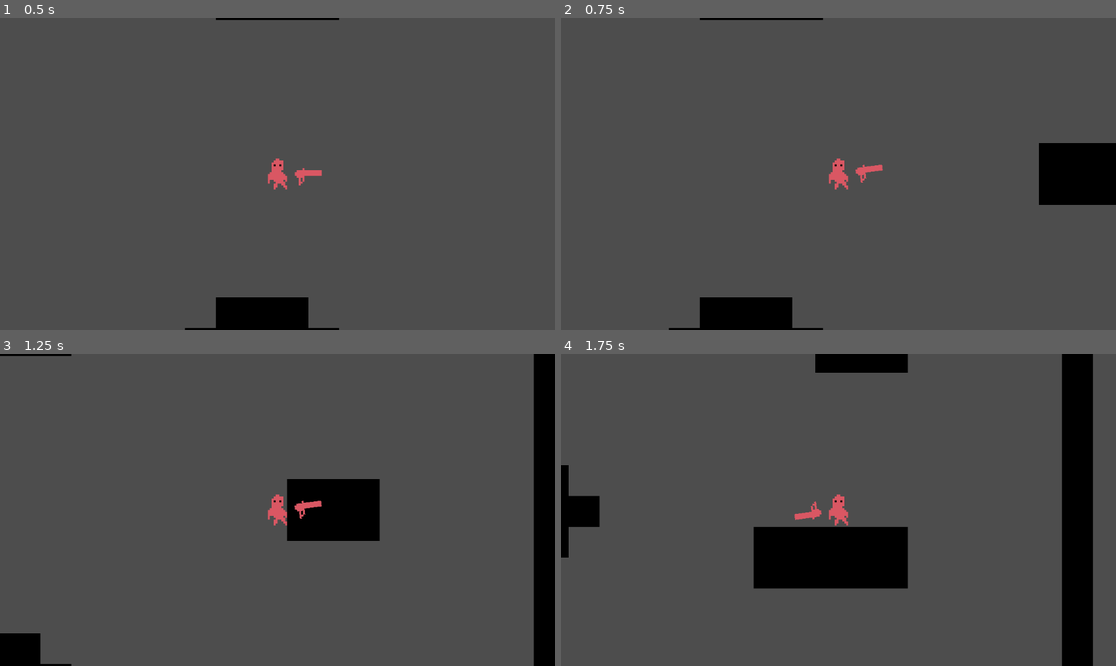
Above: before the commit, frames 1-4 (two rows, left to right).
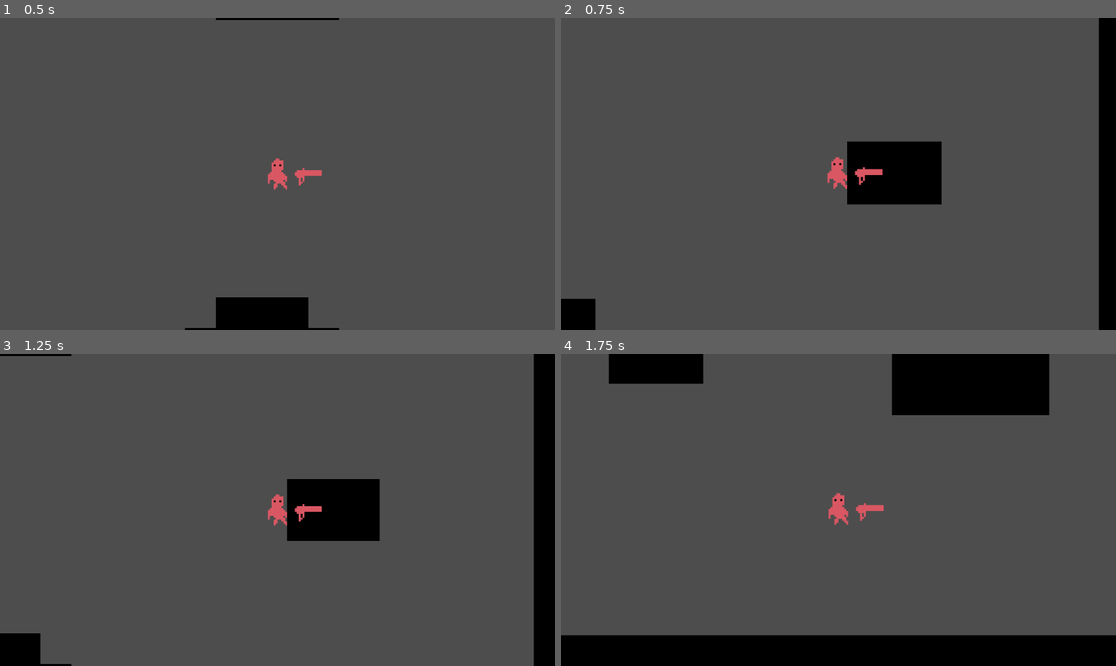
Above: after the commit, the same moments.

Repository: ExistantHumanX3/DeepFeats
Game: Godot game, scene res://scenes/game.tscn
Two runs of this game, one before a commit and one after it. Both use one fixed random seed, a clock stepped at 60 frames per second and the inputs below.
Inputs (mouse positions are in pixels of both pictures, inside the frame that each line leads up to):
- Up to frame 1 (0.5 s): no input
- Up to frame 2 (0.75 s): tap Enter at 0.5 s; move the mouse to (960, 158) at 0.52 s; hold D (move_right) from 0.53 s (still down); tap Shift (dash, bound only after the commit) at 0.6 s
- Up to frame 3 (1.25 s): keep holding D (move_right)
- Up to frame 4 (1.75 s): move the mouse to (727, 525) at 1.27 s; release D (move_right) at 1.28 s; hold S (move_down) from 1.28 s (still down); click (727, 525) at 1.35 s; tap Shift (dash, bound only after the commit) at 1.55 s

Frame 1 is identical in both runs. In frame 2, 11% of the frame differs, in the area x 0-100%, y 0-100%; in frame 3, 0.2%; in frame 4, 29%.

Commit message:
Set up controller functionallity
Allowed a controller to control movement, aiming direction, and extra stuff.

Diff:
--- a/bvn-game-jam/prefabs/player.tscn
+++ b/bvn-game-jam/prefabs/player.tscn
@@ -1,8 +1,20 @@
-[gd_scene load_steps=7 format=3 uid="uid://clqrvj5kepdfw"]
+[gd_scene load_steps=10 format=3 uid="uid://clqrvj5kepdfw"]
 
 [ext_resource type="Script" uid="uid://difpfugnmh7a8" path="res://scripts/character_body_2d.gd" id="1_4dohe"]
 [ext_resource type="Texture2D" uid="uid://d12sq74p38o8b" path="res://assets/entities/player.png" id="2_4dohe"]
 [ext_resource type="PackedScene" uid="uid://djgmi6cjxehwt" path="res://prefabs/gun_pivot.tscn" id="3_r66lb"]
+
+[sub_resource type="AtlasTexture" id="AtlasTexture_1txc5"]
+atlas = ExtResource("2_4dohe")
+region = Rect2(0, 0, 16, 16)
+
+[sub_resource type="AtlasTexture" id="AtlasTexture_ht1c8"]
+atlas = ExtResource("2_4dohe")
+region = Rect2(16, 16, 16, 16)
+
+[sub_resource type="AtlasTexture" id="AtlasTexture_g2jcq"]
+atlas = ExtResource("2_4dohe")
+region = Rect2(32, 16, 16, 16)
 
 [sub_resource type="AtlasTexture" id="AtlasTexture_r66lb"]
 atlas = ExtResource("2_4dohe")
@@ -10,6 +22,20 @@
 
 [sub_resource type="SpriteFrames" id="SpriteFrames_1txc5"]
 animations = [{
+"frames": [{
+"duration": 1.0,
+"texture": SubResource("AtlasTexture_1txc5")
+}, {
+"duration": 1.0,
+"texture": SubResource("AtlasTexture_ht1c8")
+}, {
+"duration": 1.0,
+"texture": SubResource("AtlasTexture_g2jcq")
+}],
+"loop": true,
+"name": &"dash",
+"speed": 10.0
+}, {
 "frames": [],
 "loop": true,
 "name": &"default",
@@ -36,9 +62,16 @@
 [node name="AnimatedSprite2D" type="AnimatedSprite2D" parent="."]
 position = Vector2(1, 0)
 sprite_frames = SubResource("SpriteFrames_1txc5")
-animation = &"idle"
+animation = &"dash"
+frame = 1
+frame_progress = 0.9922119
 
 [node name="WallCollider" type="CollisionShape2D" parent="."]
 shape = SubResource("CapsuleShape2D_4dohe")
 
 [node name="GunPivot" parent="." instance=ExtResource("3_r66lb")]
+
+[node name="DashCooldown" type="Timer" parent="."]
+wait_time = 0.56
+
+[connection signal="timeout" from="DashCooldown" to="." method="_on_dash_cooldown_timeout"]
--- a/bvn-game-jam/project.godot
+++ b/bvn-game-jam/project.godot
@@ -58,7 +58,33 @@
 shoot={
 "deadzone": 0.2,
 "events": [Object(InputEventMouseButton,"resource_local_to_scene":false,"resource_name":"","device":-1,"window_id":0,"a …(257 unchanged characters)…
-, Object(InputEventJoypadButton,"resource_local_to_scene":false,"resource_name":"","device":-1,"button_index":2,"pressure":0.0,"pressed":false,"script":null)
+, Object(InputEventJoypadMotion,"resource_local_to_scene":false,"resource_name":"","device":-1,"axis":5,"axis_value":1.0,"script":null)
+]
+}
+dash={
+"deadzone": 0.2,
+"events": [Object(InputEventKey,"resource_local_to_scene":false,"resource_name":"","device":-1,"window_id":0,"alt_pressed":false,"shift_pressed":false,"ctrl_pressed":false,"meta_pressed":false,"pressed":false,"keycode":0,"physical_keycode":4194325,"key_label":0,"unicode":0,"location":0,"echo":false,"script":null)
+, Object(InputEventJoypadMotion,"resource_local_to_scene":false,"resource_name":"","device":-1,"axis":4,"axis_value":1.0,"script":null)
+]
+}
+aim_left={
+"deadzone": 0.2,
+"events": [Object(InputEventJoypadMotion,"resource_local_to_scene":false,"resource_name":"","device":-1,"axis":2,"axis_value":-1.0,"script":null)
+]
+}
+aim_right={
+"deadzone": 0.2,
+"events": [Object(InputEventJoypadMotion,"resource_local_to_scene":false,"resource_name":"","device":-1,"axis":2,"axis_value":1.0,"script":null)
+]
+}
+aim_up={
+"deadzone": 0.2,
+"events": [Object(InputEventJoypadMotion,"resource_local_to_scene":false,"resource_name":"","device":-1,"axis":3,"axis_value":-1.0,"script":null)
+]
+}
+aim_down={
+"deadzone": 0.2,
+"events": [Object(InputEventJoypadMotion,"resource_local_to_scene":false,"resource_name":"","device":-1,"axis":3,"axis_value":1.0,"script":null)
 ]
 }
 
--- a/bvn-game-jam/scenes/game.tscn
+++ b/bvn-game-jam/scenes/game.tscn
@@ -1,5 +1,6 @@
-[gd_scene load_steps=8 format=3 uid="uid://cvpe0pf7gtj70"]
+[gd_scene load_steps=9 format=3 uid="uid://cvpe0pf7gtj70"]
 
+[ext_resource type="Script" uid="uid://bw5glfi4qgahc" path="res://scenes/game_controller.gd" id="1_iywne"]
 [ext_resource type="PackedScene" uid="uid://clqrvj5kepdfw" path="res://prefabs/player.tscn" id="1_uwrxv"]
 [ext_resource type="Texture2D" uid="uid://by273wp31kcri" path="res://assets/tiles/tileset.png" id="2_yqjtg"]
 [ext_resource type="Script" uid="uid://dav5flk6jdvsj" path="res://scripts/shaders.gd" id="3_lbhrr"]
@@ -30,6 +31,9 @@
 
 [node name="Game" type="Node2D" groups=["walls"]]
 
+[node name="GameController" type="Node2D" parent="."]
+script = ExtResource("1_iywne")
+
 [node name="TileMap" type="TileMap" parent="." groups=["walls"]]
 tile_set = SubResource("TileSet_lnu2h")
 format = 2
--- /dev/null
+++ b/bvn-game-jam/scenes/game_controller.gd
@@ -0,0 +1,3 @@
+extends Node2D
+
+const useMouse = false
--- a/bvn-game-jam/scripts/character_body_2d.gd
+++ b/bvn-game-jam/scripts/character_body_2d.gd
@@ -3,11 +3,22 @@
 
 var kb_vector: Vector2
 var move_vector: Vector2
-
-@export var SPEED = 200
+var anim_timer: int = 0
+var is_dashing: bool = false
+var can_dash: bool = true;
 
 
+@onready var sprites: AnimatedSprite2D = $AnimatedSprite2D
+@onready var shaders: CanvasLayer = $Camera/Shaders
+
+
+
+const SPEED = 200
+const DASH_MULTIPLIER = 10
+const dash_timer = 5
+
 func _physics_process(delta) -> void:
+	sprites.play("idle")
 	getInput()
 	move_and_slide()
 
@@ -15,6 +26,24 @@
 func getInput():
 	var input_vector = Input.get_vector("move_left", "move_right", "move_up", "move_down")
 	move_vector = input_vector - kb_vector
+
+	if Input.is_action_just_pressed("dash") && !is_dashing && can_dash:
+		is_dashing = true
+
+	if is_dashing:
+		if anim_timer == 0:
+			shaders.start_shake(0.5)
+		play_anim("dash")
+		anim_timer += 1
+		move_vector *= DASH_MULTIPLIER
+		can_dash = false
+		if anim_timer >= dash_timer:
+			anim_timer = 0
+			play_anim("idle")
+			is_dashing = false
+			$DashCooldown.start()
+	else :
+		play_anim("idle")
 
 	if kb_vector.length() > 0:
 		kb_vector = lerp(kb_vector, Vector2(0, 0), 0.05)
@@ -24,3 +53,10 @@
 
 func knockback(kb_vector: Vector2):
 	self.kb_vector = kb_vector * get_physics_process_delta_time()
+
+func play_anim(name: String):
+	sprites.stop()
+	sprites.play(name)
+
+func _on_dash_cooldown_timeout() -> void:
+	can_dash = true
--- a/bvn-game-jam/scripts/gun_pivot.gd
+++ b/bvn-game-jam/scripts/gun_pivot.gd
@@ -7,10 +7,16 @@
 var canShoot = true;
 
 @export var Bullet : PackedScene = preload("res://prefabs/player_bullet.tscn")
+@onready var game: Node2D = $"../../GameController"
 
 # Called every frame. 'delta' is the elapsed time since the previous frame.
 func _process(delta: float) -> void:
-	look_at(get_global_mouse_position())
+	if game.useMouse:
+		look_at(get_global_mouse_position())
+	else:
+		var input_dir = Input.get_vector("aim_left", "aim_right", "aim_up", "aim_down")
+		var look_dir = input_dir + global_position
+		look_at(look_dir)
 	if Input.is_action_just_pressed("shoot") && canShoot:
 		shoot()
 		canShoot = false
Binary file changed: bvn-game-jam/assets/entities/player.png
Not shown, added: bvn-game-jam/scenes/game_controller.gd.uid
